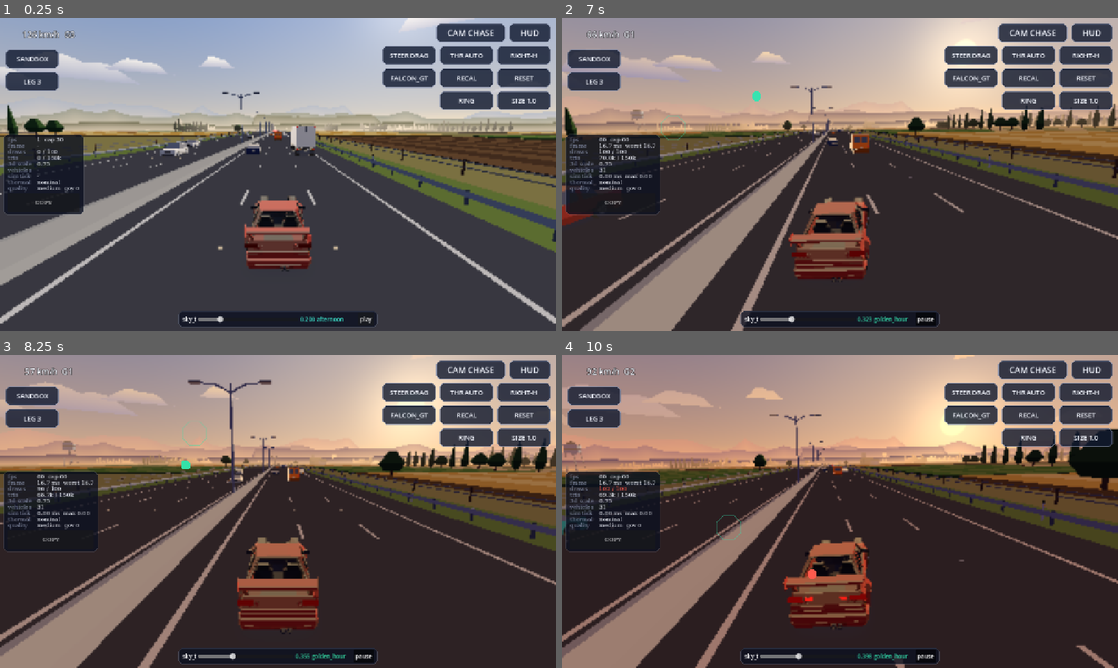
Above: before the commit, frames 1-4 (two rows, left to right).
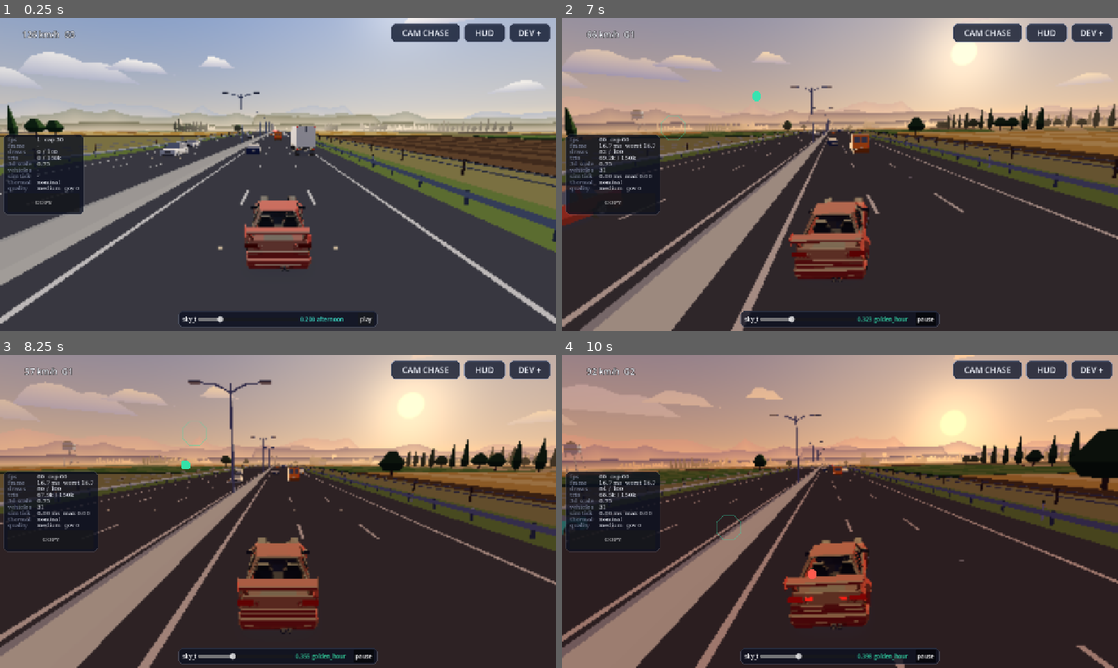
Above: after the commit, the same moments.

Repository: b3vet/westbound
Game: Godot game, scene res://src/dev/car_drive.tscn
Two runs of this game, one before a commit and one after it. Both use one fixed random seed, a clock stepped at 60 frames per second and the inputs below.
Inputs (mouse positions are in pixels of both pictures, inside the frame that each line leads up to):
- Up to frame 1 (0.25 s): no input
- Up to frame 2 (7 s): click (1090, 33) at 0.5 s, where only the run after the commit has a clickable "DEV +"; click (1090, 33) at 1.25 s, where only the run after the commit has a clickable "DEV -"; click "play" at 2 s; move the mouse to (962, 158) at 2.77 s; hold D (wb_steer_right) 2.78-3.5 s; tap Shift (wb_boost) at 2.85 s; click (962, 158) at 2.92 s; drag from (728, 190) to (812, 237) at 3.52 s; move the mouse to (895, 105) at 4.27 s; hold D (wb_steer_right) 4.28-5 s; tap W (wb_gas) at 4.35 s; drag from (812, 237) to (673, 127) at 5.02 s; move the mouse to (1006, 221) at 5.77 s; hold A (wb_steer_left) 5.78-6.5 s; tap H at 5.85 s; drag from (673, 127) to (756, 96) at 6.52 s
- Up to frame 3 (8.25 s): move the mouse to (305, 511) at 7.27 s; hold S (wb_brake) 7.28-8 s; hold Q 7.28-8 s; click (305, 511) at 7.42 s; drag from (194, 433) to (166, 527) at 8.02 s
- Up to frame 4 (10 s): move the mouse to (962, 495) at 8.77 s; hold Up 8.78-9.5 s; tap N at 8.85 s; drag from (728, 527) to (812, 574) at 9.52 s

The runs differ from the first frame. In frame 1, 6.4% of the frame differs, in the area x 1-99%, y 1-30%; in frame 2, 6.6%; in frame 3, 6.5%; in frame 4, 6.6%, in the area x 1-100%, y 1-46%.

Commit message:
Integrate WP2.6; DEV toggle folds the dev buttons; M3 playtest checklist
Dev rows (layout, car, gyro, visuals, sandbox, leg) hide behind DEV +:
less clutter and fewer draw calls while playing. DriveControls gains
set_rows_visible().

Co-Authored-By: Claude Opus 5.5 <noreply@anthropic.com>
Claude-Session: https://claude.ai/code/session_01TcMqR19wW8umBNNS6QLcPv

Diff:
--- a/src/dev/car_drive.gd
+++ b/src/dev/car_drive.gd
@@ -62,6 +62,8 @@
 var _leg: int = START_LEG
 var _night: bool = false
 var _leg_button: Button
+var _dev_button: Button
+var _dev_open: bool = false
 var _params_cache: Dictionary = {}
 var _next_forget_s: float = 0.0
 var _resets: int = 0
@@ -127,6 +129,7 @@
 	_spawn_car(0, 0.0)
 	_build_controls()
 	_build_traffic_controls()
+	_apply_dev_rows()
 
 	if Game.can_change_to(Game.COUNTDOWN):
 		Game.change_state(Game.COUNTDOWN)
@@ -321,6 +324,7 @@
 	var top_right := DriveControls.Corner.TOP_RIGHT
 	_cam_button = _controls.add_button(top_right, 0, "CAM", CAM_BUTTON, _hub.request_camera_cycle)
 	_controls.add_button(top_right, 0, "HUD", DriveControls.WIDE, Callable($DevHud, &"toggle"))
+	_dev_button = _controls.add_button(top_right, 0, "DEV +", DriveControls.WIDE, _toggle_dev)
 	_steer_button = _controls.add_button(top_right, 1, "STEER", LAYOUT_BUTTON, _toggle_steering, true)
 	_throttle_button = _controls.add_button(top_right, 1, "THR", LAYOUT_BUTTON, _toggle_throttle, true)
 	_mirror_button = _controls.add_button(top_right, 1, "MIRROR", LAYOUT_BUTTON, _toggle_mirror, true)
@@ -333,6 +337,19 @@
 	_speed_label = _controls.add_label(DriveControls.Corner.TOP_LEFT, 0, 200.0)
 	add_child(_controls)
 	_refresh_buttons()
+
+
+## The dev rows (layout, car, gyro, visuals, sandbox, leg) fold behind DEV: fewer
+## draw calls and less clutter while playing. CAM, HUD and the speed stay.
+func _toggle_dev() -> void:
+	_dev_open = not _dev_open
+	_apply_dev_rows()
+
+
+func _apply_dev_rows() -> void:
+	_controls.set_rows_visible(DriveControls.Corner.TOP_RIGHT, 1, _dev_open)
+	_controls.set_rows_visible(DriveControls.Corner.TOP_LEFT, 1, _dev_open)
+	DriveControls.set_text(_dev_button, "DEV -" if _dev_open else "DEV +")
 
 
 func _open_sandbox() -> void:
--- a/src/dev/drive_controls.gd
+++ b/src/dev/drive_controls.gd
@@ -77,6 +77,16 @@
 	return l
 
 
+## Shows or hides every row of `corner` from `min_row` inward (hidden rows take no
+## space and cost no draw calls).
+func set_rows_visible(corner: int, min_row: int, on: bool) -> void:
+	for key: int in _rows:
+		if (key >> 4) == corner and (key & 15) >= min_row:   # key = corner * 16 + row
+			(_rows[key] as HBoxContainer).visible = on
+	if is_inside_tree():
+		_layout.call_deferred()
+
+
 ## Set a button's or label's text only when it changed (HUD update rule).
 static func set_text(control: Control, text: String) -> void:
 	if control is Button and (control as Button).text != text:
@@ -122,6 +132,8 @@
 	keys.sort()
 	for key: int in keys:
 		var box: HBoxContainer = _rows[key]
+		if not box.visible:
+			continue
 		box.reset_size()
 		var sz := box.get_combined_minimum_size()
 		var corner: int = box.get_meta(&"corner")
Not shown, changed: docs/IMPLEMENTATION_PLAN.md
Not shown, added: docs/playtests/M3.md
